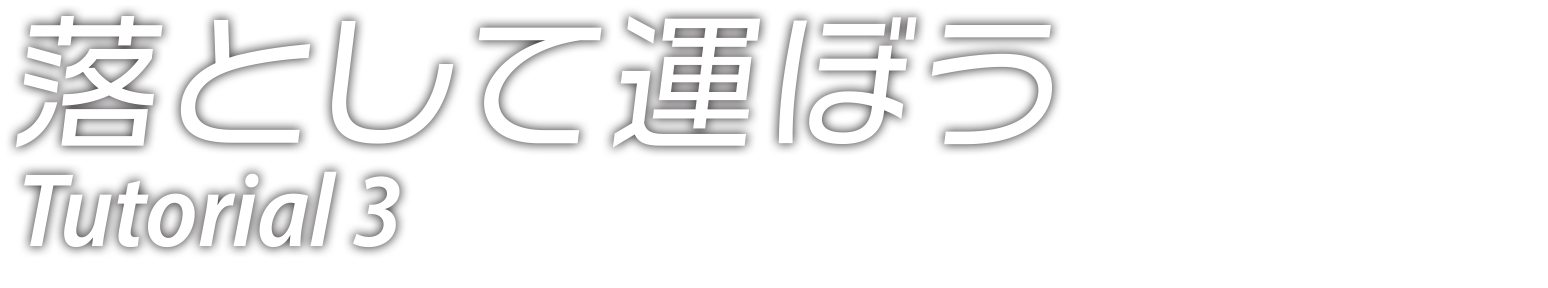
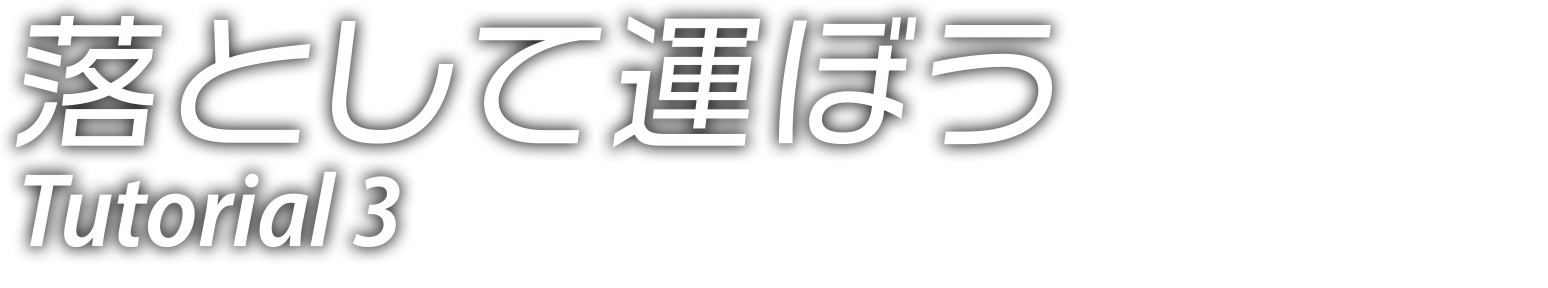
Layers edited between the first and the second 1548 x 288 image:
pixels changed over left=0, top=0, right=1069, bottom=264 (layer not identified)
